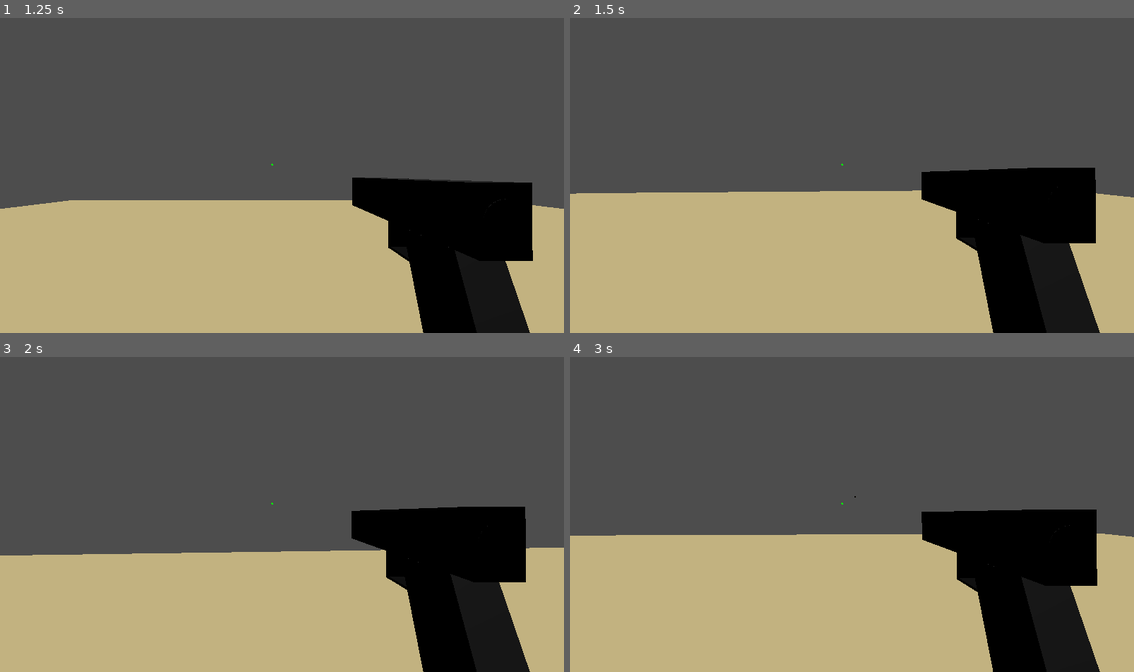
Above: before the commit, frames 1-4 (two rows, left to right).
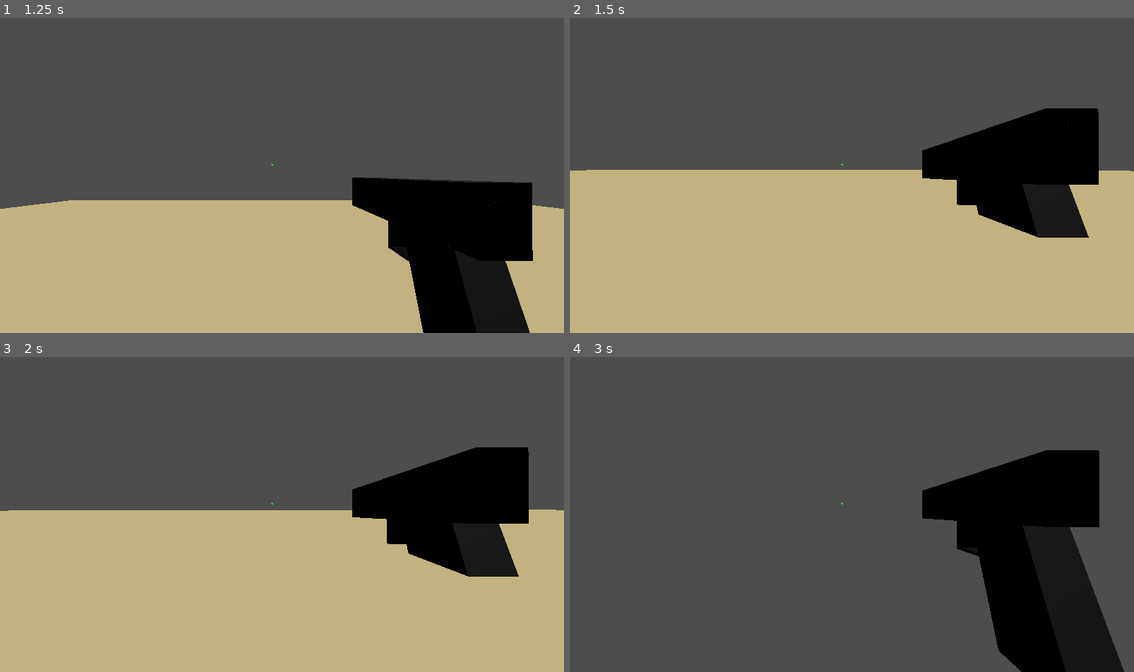
Above: after the commit, the same moments.

Repository: GazizVR/special-shot
Game: Godot game, scene res://scenes/Menu.tscn
Two runs of this game, one before a commit and one after it. Both use one fixed random seed, a clock stepped at 60 frames per second and the inputs below.
Inputs (mouse positions are in pixels of both pictures, inside the frame that each line leads up to):
- Up to frame 1 (1.25 s): click "Play" at 0.5 s
- Up to frame 2 (1.5 s): move the mouse to (880, 172) at 1.27 s; hold W (walk_forward) from 1.28 s (still down); tap Ctrl (crouch, bound only after the commit) at 1.35 s
- Up to frame 3 (2 s): keep holding W (walk_forward)
- Up to frame 4 (3 s): keep holding W (walk_forward); move the mouse to (823, 514) at 2.02 s; click (823, 514) at 2.1 s; tap Ctrl (crouch, bound only after the commit) at 2.3, 2.85 s; move the mouse to (863, 508) at 2.77 s

Frame 1 is identical in both runs. In frame 2, 17% of the frame differs, in the area x 0-100%, y 28-100%; in frame 3, 22%; in frame 4, 41%, in the area x 0-100%, y 29-100%.

Commit message:
player: crouch features

Diff:
--- a/project.godot
+++ b/project.godot
@@ -47,6 +47,11 @@
 "events": [Object(InputEventMouseButton,"resource_local_to_scene":false,"resource_name":"","device":-1,"window_id":0,"a …(259 unchanged characters)…
 ]
 }
+crouch={
+"deadzone": 0.2,
+"events": [Object(InputEventKey,"resource_local_to_scene":false,"resource_name":"","device":-1,"window_id":0,"alt_pressed":false,"shift_pressed":false,"ctrl_pressed":false,"meta_pressed":false,"pressed":false,"keycode":0,"physical_keycode":4194326,"key_label":0,"unicode":0,"location":0,"echo":false,"script":null)
+]
+}
 
 [physics]
 
--- a/scenes/Player.tscn
+++ b/scenes/Player.tscn
@@ -6,7 +6,7 @@
 [sub_resource type="SphereShape3D" id="SphereShape3D_u8vuu"]
 
 [node name="Player" type="CharacterBody3D" unique_id=457187399]
-transform = Transform3D(-1, 0, -8.742278e-08, 0, 1, 0, 8.742278e-08, 0, -1, 0, 0, 0)
+transform = Transform3D(-1, 0, -1.509958e-07, 0, 1, 0, 1.509958e-07, 0, -1, 0, 0, 0)
 script = ExtResource("1_g2els")
 
 [node name="Body" type="CollisionShape3D" parent="." unique_id=898352365]
@@ -14,7 +14,7 @@
 shape = SubResource("SphereShape3D_u8vuu")
 
 [node name="Model" parent="." unique_id=1634859597 instance=ExtResource("1_3vyb7")]
-transform = Transform3D(0.24999884, -0.0007619756, -5.505447e-05, 0.0007619927, 0.24999882, 7.801651e-05, 5.4816886e-05, -7.818362e-05, 0.24999999, -0.000119924545, 0.26299995, -0.004170954)
+transform = Transform3D(0.24999884, -0.0007619756, -5.505493e-05, 0.0007619927, 0.24999882, 7.801618e-05, 5.4816886e-05, -7.818362e-05, 0.24999999, -0.000119924545, 0.26299995, -0.004170954)
 
 [node name="Camera" type="Camera3D" parent="." unique_id=810746517]
 transform = Transform3D(-1, 0, -8.742278e-08, 0, 1, 0, 8.742278e-08, 0, -1, 0, 1.335, 0.16)
--- a/scripts/player.gd
+++ b/scripts/player.gd
@@ -9,17 +9,19 @@
 		$Hand.rotation.x = clamp(
 			$Hand.rotation.x+vertical_rotaion,
 			deg_to_rad(-60),
-			deg_to_rad(60)
+			deg_to_rad(90)
 		)
 		$Camera.rotation.x = clamp(
 			$Camera.rotation.x-vertical_rotaion,
 			deg_to_rad(-60),
-			deg_to_rad(60)
+			deg_to_rad(90)
 		)
 
 @export var speed = 8
 @export var gravity = 100
 var target_velocity = Vector3.ZERO
+var is_crouch = false
+@export var crouch_per = 0.6
 
 func _physics_process(delta: float) -> void:
 	var direction = Vector3.ZERO
@@ -30,6 +32,20 @@
 		direction.y -= gravity * delta
 		target_velocity.y = direction.y
 	else:
+		if Input.is_action_just_pressed("crouch"):
+			is_crouch = !is_crouch
+			if is_crouch:
+				$Body.scale.y *= crouch_per
+				$Model.scale.y *= crouch_per
+				$Camera.global_position.y *= crouch_per
+				$Hand.global_position.y *= crouch_per
+				speed *= crouch_per
+			else:
+				$Body.scale.y /= crouch_per
+				$Model.scale.y /= crouch_per
+				$Camera.global_position.y /= crouch_per
+				$Hand.global_position.y /= crouch_per
+				speed /= crouch_per
 		if Input.is_action_pressed("walk_forward"):
 			direction += global_transform.basis.z
 		if Input.is_action_pressed("walk_back"):
